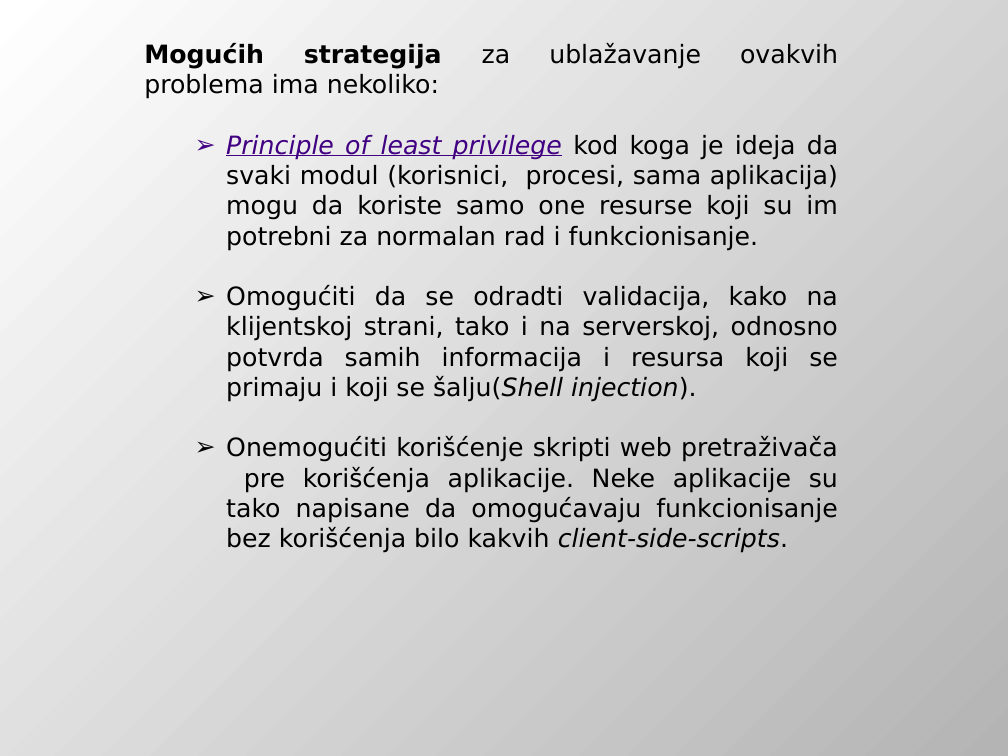
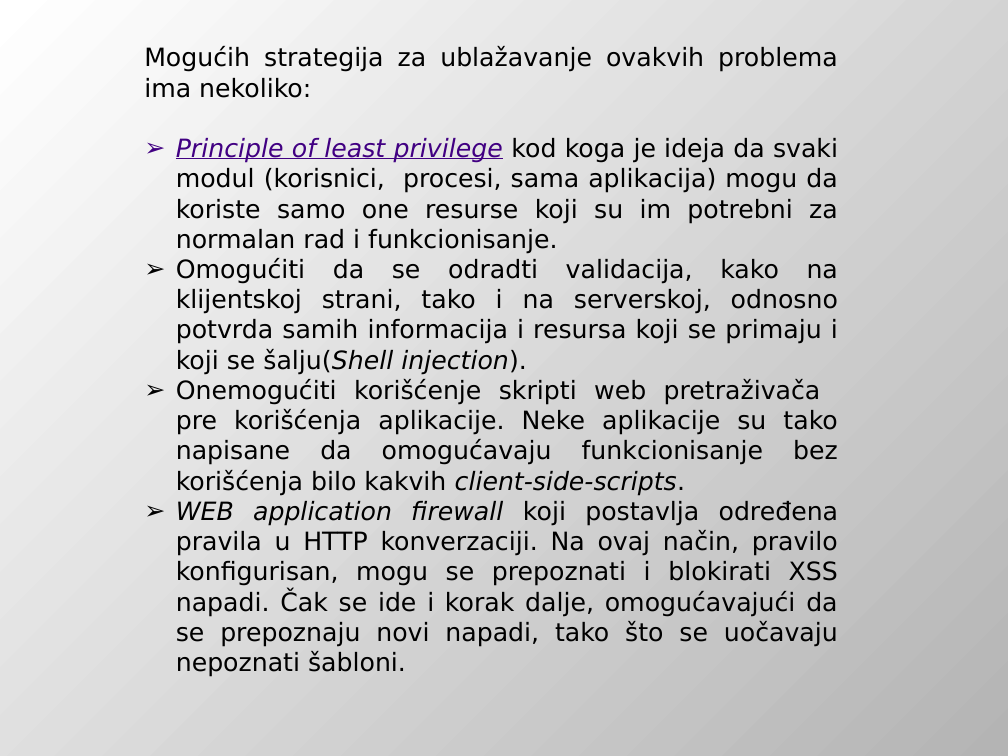
Before and after one commit to DejanUrosevic/XML-Projekat, a slide deck: slide 55 of Model Pretnji.pptx (slide 59 before the commit). Drawn at 1008x756 pixels with LibreOffice and Linux fonts; fonts in the diff are those of the drawing. Boxes give left, top, right and bottom in pixels: in the first picture for what was removed or moved away, otherwise in the second. Text is boxed around its words. In the diff, an @@ line names an element or a change of style, - is before the commit and + after.

Commit message:
Ubacen Elevation of privilege u prezentaciju.

```diff
--- a/Model Pretnji.pptx
+++ b/Model Pretnji.pptx
@@ text at [144,46,838,496]: bold off in "Mogućih strategija"; list level 2 to 1 in "Principle of least privilege kod ..."; list level 2 to 1 in "Omogućiti da se odradti validacija, ..."; list level 2 to 1 in "Onemogućiti korišćenje skripti web pretraživača ..." @@
@@ text at [176,501,839,677]: paragraph added @@
+➢ WEB application firewall koji postavlja određena pravila u HTTP konverzaciji. Na ovaj način, pravilo konfigurisan, mogu se prepoznati i blokirati XSS napadi. Čak se ide i korak dalje, omogućavajući da se prepoznaju novi napadi, tako što se uočavaju nepoznati šabloni.
```
Also in this commit, not shown: 1 other slide changed, 1 slide added, 9 slides removed, 3 other files.
